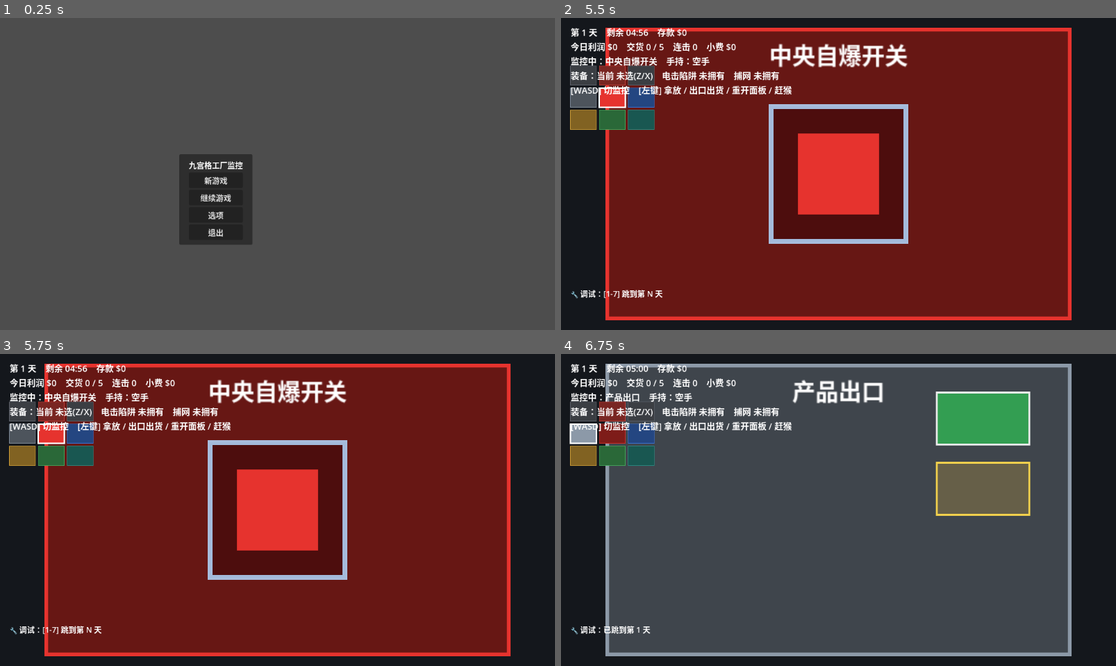
Above: before the commit, frames 1-4 (two rows, left to right).
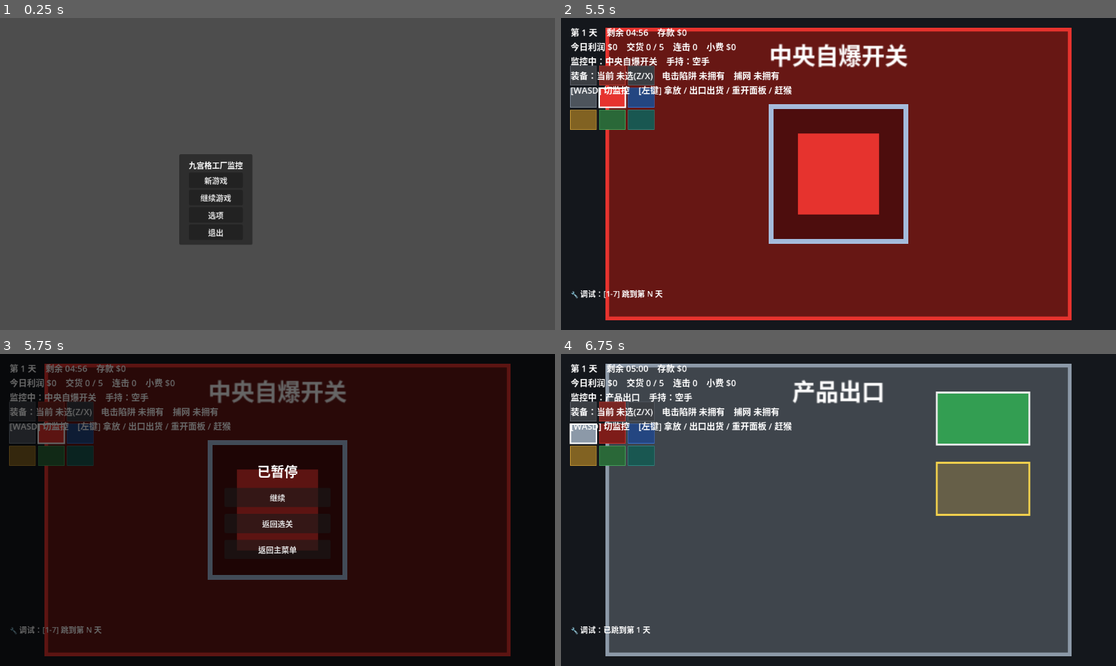
Above: after the commit, the same moments.

Repository: Zhi-Liao-jz/gamejam
Game: Godot game, scene res://scenes/menu/main_menu.tscn
The game is run twice, just before and just after one commit, with the same random seed, the same clock (stepped at 60 frames per second) and the same inputs.
Inputs (mouse positions are in pixels of both pictures, inside the frame that each line leads up to):
- Up to frame 1 (0.25 s): no input
- Up to frame 2 (5.5 s): click "新游戏" at 0.5 s; click "Day 1 未通关 最高利润 $0 产品出口、三色交货点、…" at 1.25 s; tap Enter at 2, 5.1 s; move the mouse to (960, 158) at 2.02 s; hold D (move_right) 2.03-2.78 s; tap E (interact) at 2.1 s; click (960, 158) at 2.17 s; tap Space (ui_select) at 2.27, 3.02, 4.52, 5.27 s; tap R (retry) at 2.75, 4.25, 5 s; move the mouse to (727, 189) at 2.77 s; hold S (move_down) 2.78-3.53 s; tap N (next_day) at 2.85 s; click (727, 189) at 2.92 s; move the mouse to (894, 105) at 3.52 s; hold D (move_right) 3.53-4.28 s; tap X (select_net) at 3.6 s; click (894, 105) at 3.67 s; move the mouse to (810, 236) at 4.27 s; hold W (move_up) 4.28-5.03 s; tap Z (select_shock_trap) at 4.35 s; click (810, 236) at 4.42 s; move the mouse to (1005, 220) at 5.02 s; hold A (move_left) from 5.03 s (still down); click (1005, 220) at 5.17 s
- Up to frame 3 (5.75 s): keep holding A (move_left); tap Escape (ui_cancel) at 5.65 s
- Up to frame 4 (6.75 s): release A (move_left) at 5.75 s; click (838, 497) at 5.75 s, where only the run after the commit has a clickable "继续"; tap R (retry) at 6.5 s; move the mouse to (672, 463) at 6.52 s; hold A (move_left) from 6.53 s (still down); tap 1 at 6.6 s; click (672, 463) at 6.67 s

Frames 1-2 are identical in both runs. In frame 3, 80% of the frame differs, in the area x 1-92%, y 3-97%; in frame 4, nothing differs.

Commit message:
新增游戏内暂停菜单（ESC 返回选关 / 主菜单），闭合核心循环
- 按 ESC 暂停并弹出 继续 / 返回选关 / 返回主菜单；用 get_tree().paused 冻结计时、猴子、加热台，菜单设为 PROCESS_MODE_ALWAYS 仍可响应，切场景前先解除暂停
- 注册 pause 动作（ESC）；main_grid 挂 PauseMenu 空 CanvasLayer，UI 在代码里搭建
- 补上"进关后无法回到选关/商店"的循环断点；叠加交货目标可失败后，没有此出口会卡死无限重试

Diff:
--- a/global/game_state.gd
+++ b/global/game_state.gd
@@ -224,6 +224,7 @@
 	_bind("next_day", [KEY_N, KEY_ENTER])
 	_bind("select_shock_trap", [KEY_Z])
 	_bind("select_net", [KEY_X])
+	_bind("pause", [KEY_ESCAPE])
 
 
 func _bind(action: StringName, keys: Array) -> void:
--- a/scenes/main_grid.tscn
+++ b/scenes/main_grid.tscn
@@ -13,6 +13,7 @@
 [ext_resource type="PackedScene" path="res://scenes/grid_monkey.tscn" id="11_monkey"]
 [ext_resource type="Script" path="res://scripts/day/grid_failed.gd" id="12_failed"]
 [ext_resource type="Script" path="res://scripts/debug/debug_jump.gd" id="13_debug"]
+[ext_resource type="Script" path="res://scripts/ui/pause_menu.gd" id="14_pause"]
 
 [node name="MainGrid" type="Node2D"]
 
@@ -93,3 +94,6 @@
 
 [node name="DebugJump" type="Node" parent="."]
 script = ExtResource("13_debug")
+
+[node name="PauseMenu" type="CanvasLayer" parent="."]
+script = ExtResource("14_pause")
--- /dev/null
+++ b/scripts/ui/pause_menu.gd
@@ -0,0 +1,85 @@
+extends CanvasLayer
+## 游戏内暂停菜单：按 ESC 暂停全局并弹出 继续 / 返回选关 / 返回主菜单。
+## UI 在代码里搭建（与 debug_jump 一致），场景里只需挂一个空 CanvasLayer。
+## 暂停用 get_tree().paused：DayManager 计时、猴子、加热台等场景节点全部冻结，本菜单设为
+## PROCESS_MODE_ALWAYS 故仍能响应；切场景前务必先解除暂停。
+
+const DAY_SELECT_SCENE := "res://scenes/menu/day_select.tscn"
+const MAIN_MENU_SCENE := "res://scenes/menu/main_menu.tscn"
+
+var _root: Control = null
+
+
+func _ready() -> void:
+	process_mode = Node.PROCESS_MODE_ALWAYS  # 暂停时本菜单仍要响应
+	layer = 5  # 盖在 HUD（layer 2）与调试层（layer 3）之上
+	_build_ui()
+	_root.visible = false
+
+
+func _unhandled_input(event: InputEvent) -> void:
+	if event.is_action_pressed("pause"):
+		_toggle()
+		get_viewport().set_input_as_handled()
+
+
+func _toggle() -> void:
+	if _root.visible:
+		_resume()
+	else:
+		_open()
+
+
+func _open() -> void:
+	_root.visible = true
+	get_tree().paused = true
+
+
+func _resume() -> void:
+	_root.visible = false
+	get_tree().paused = false
+
+
+## 取消暂停并切到目标场景（务必先解除暂停，否则新场景会带着 paused 进入）。
+func _go_to(scene_path: String) -> void:
+	get_tree().paused = false
+	get_tree().change_scene_to_file(scene_path)
+
+
+func _build_ui() -> void:
+	_root = Control.new()
+	_root.set_anchors_preset(Control.PRESET_FULL_RECT)
+	add_child(_root)
+
+	var dim := ColorRect.new()
+	dim.color = Color(0.0, 0.0, 0.0, 0.6)
+	dim.set_anchors_preset(Control.PRESET_FULL_RECT)
+	dim.mouse_filter = Control.MOUSE_FILTER_IGNORE
+	_root.add_child(dim)
+
+	var center := CenterContainer.new()
+	center.set_anchors_preset(Control.PRESET_FULL_RECT)
+	center.mouse_filter = Control.MOUSE_FILTER_IGNORE
+	_root.add_child(center)
+
+	var box := VBoxContainer.new()
+	box.add_theme_constant_override("separation", 14)
+	center.add_child(box)
+
+	var title := Label.new()
+	title.text = "已暂停"
+	title.horizontal_alignment = HORIZONTAL_ALIGNMENT_CENTER
+	title.add_theme_font_size_override("font_size", 28)
+	box.add_child(title)
+
+	_add_button(box, "继续", _resume)
+	_add_button(box, "返回选关", _go_to.bind(DAY_SELECT_SCENE))
+	_add_button(box, "返回主菜单", _go_to.bind(MAIN_MENU_SCENE))
+
+
+func _add_button(parent: Node, text: String, callback: Callable) -> void:
+	var button := Button.new()
+	button.text = text
+	button.custom_minimum_size = Vector2(220.0, 40.0)
+	button.pressed.connect(callback)
+	parent.add_child(button)
Not shown: 1 places in scenes/main_grid.tscn that only renumber resources
